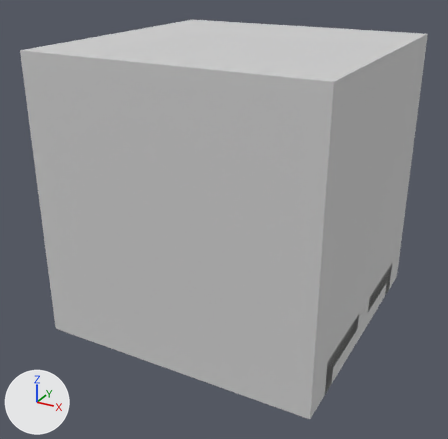
Before and after pictures for a commit that changed the OBJ model assets/eln/model/Turret/Turret.obj.
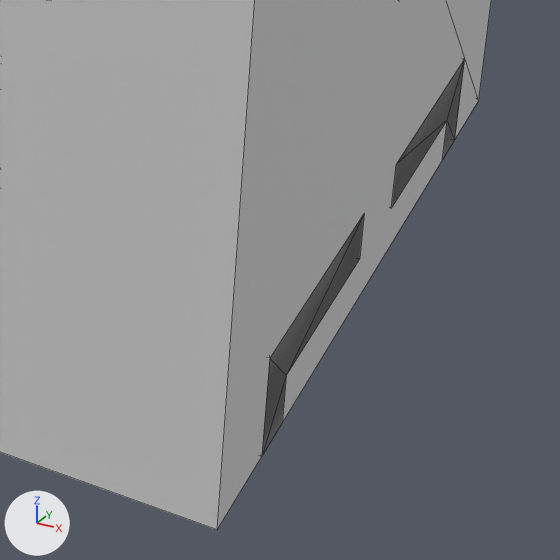
Each version appears first whole from a camera (50 mm lens) standing at (0.978, -1.9, 0.788) and looking at (-0.041, -0.048, -0.138), and next in a close-up on the part from 53% to 95% of the width and 55% to 98% of the height. The lights are fixed; the arrows at lower left show +X, +Y and +Z. The close-ups show mesh edges as thin lines. Where no turn or scale is listed for an object, it has been applied to the vertices.

The first close-up shows 'Holder', 'Minecraft_Block.001_Cube.002'.
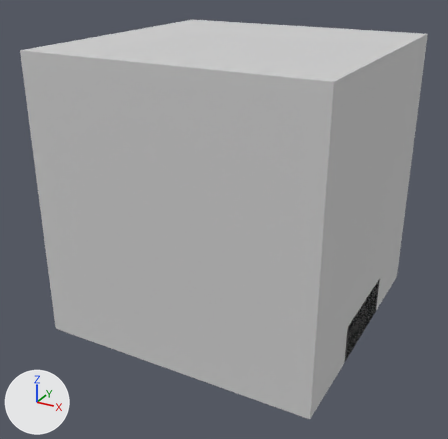
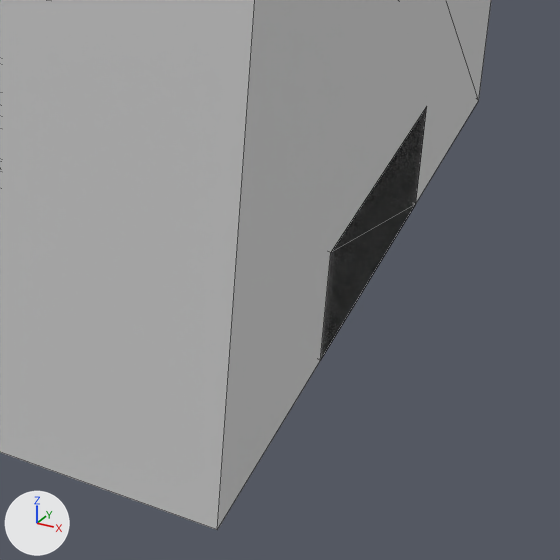
Boxes [x1, y1, x2, y2] around the edits, measured in the close-ups (560 x 560 px):
'Holder', reshaped: before [262, 59, 465, 456]; after [320, 107, 427, 361]

The change, as a list of edits to the scene's bpy script:
```text
Change me_holder:
    used by ob_holder; location = (0.0, 0.0, 0.0)
    remove me_holder.from_pydata(...)  # 48 vertices, 88 faces; spans x -0.5..0.5, y -0.375..0.375, z -0.5..-0.375
    add me_holder.from_pydata(...)  # 56 vertices, 100 faces; spans x -0.5..0.5, y -0.375..0.375, z -0.5..-0.356
    me_holder part 1
    4 faces are deleted
    12 vertices in x -0.375, y -0.25..0.25, z -0.5..-0.375 move by (-0.063, 0.0, 0.0)
    12 vertices in x 0.5, y -0.375..0.375, z -0.5..-0.375 move by (-0.062, 0.0, 0.0)
    8 vertices are added at x 0.125..0.5, y -0.188..0.187, z -0.5..-0.356
    16 new faces join them
```
